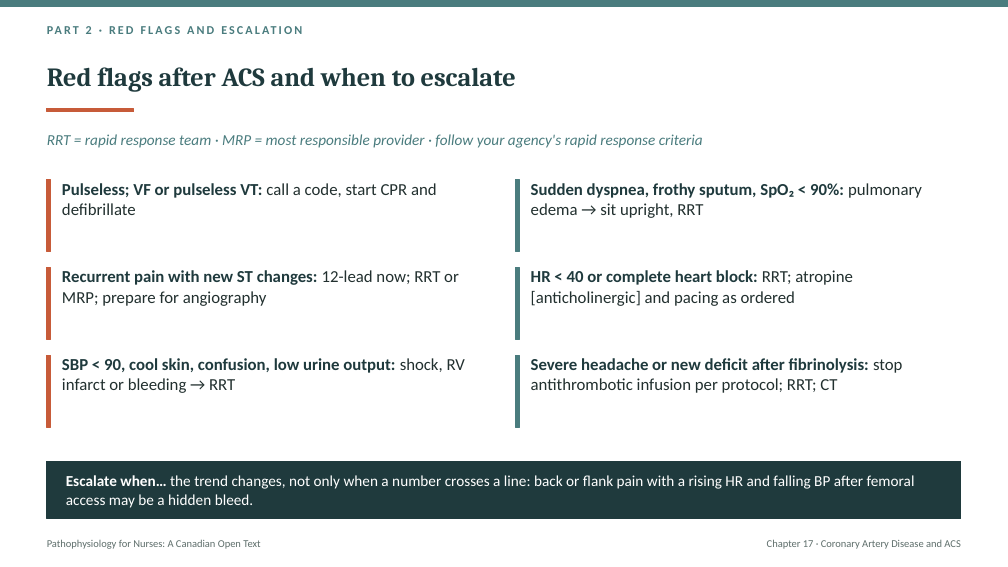
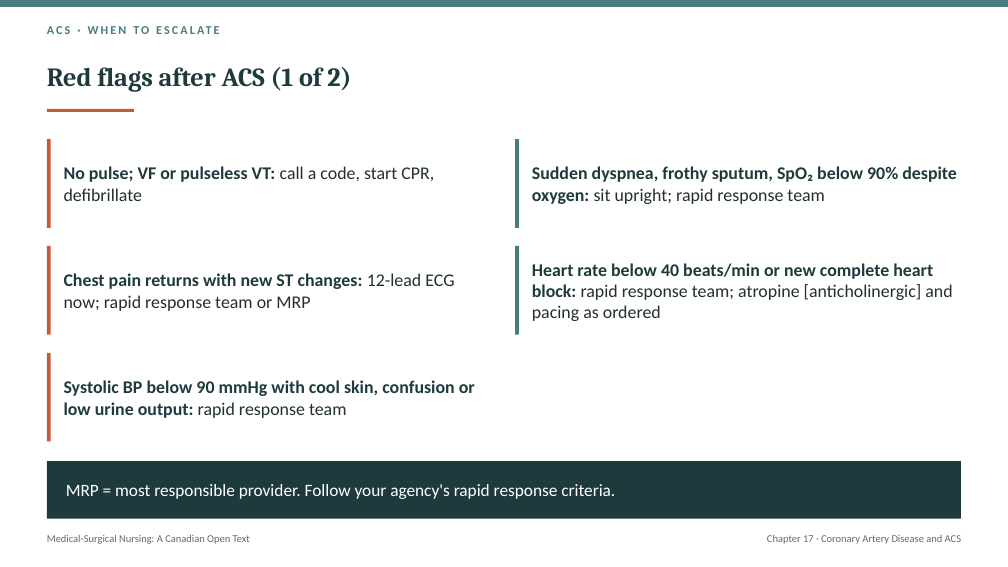
Before and after one commit to andrewleenl/opensourcenursing, a slide deck: slide 24 of Ch17_Coronary_Artery_Disease_and_Acute_Coronary_Syndromes_Lecture_Presentation.pptx (slide 30 before the commit). Drawn at 1008x567 pixels with LibreOffice and Linux fonts; fonts in the diff are those of the drawing. Boxes give left, top, right and bottom in pixels: in the first picture for what was removed or moved away, otherwise in the second. Text is boxed around its words. In the diff, an @@ line names an element or a change of style, - is before the commit and + after.

```diff
--- a/Ch17_Coronary_Artery_Disease_and_Acute_Coronary_Syndromes_Lecture_Presentation.pptx
+++ b/Ch17_Coronary_Artery_Disease_and_Acute_Coronary_Syndromes_Lecture_Presentation.pptx
@@ text at [86, 26, 92, 34]: text changed @@
-PART 2 · RED FLAGS AND ESCALATION
+ACS · WHEN TO ESCALATE
@@ title at [47, 67, 351, 92]: text changed @@
-Red flags after ACS and when to escalate
+Red flags after ACS (1 of 2)
@@ outline #C75B39 1 pt to none in 3 elements at [47, 353, 51, 442], [47, 246, 51, 334], [47, 139, 51, 228] @@
@@ rectangle: place and size @@
-rectangle at [47, 180, 51, 252]
+rectangle at [47, 139, 51, 228]
@@ rectangle at [516, 139, 520, 228]: outline #4A7C7E 1 pt to none @@
@@ rectangle: place and size @@
-rectangle at [516, 180, 520, 252]
+rectangle at [516, 139, 520, 228]
@@ text at [64, 166, 434, 201]: text changed; size 16 to 17 pt @@
-Pulseless; VF or pulseless VT: call a code, start CPR and defibrillate
+No pulse; VF or pulseless VT: call a code, start CPR, defibrillate
@@ text at [532, 166, 957, 204]: text changed; size 16 to 17 pt @@
-Sudden dyspnea, frothy sputum, SpO₂ < 90%: pulmonary edema → sit upright, RRT
+Sudden dyspnea, frothy sputum, SpO₂ below 90% despite oxygen: sit upright; rapid response team
@@ rectangle: place and size @@
-rectangle at [47, 268, 51, 340]
+rectangle at [47, 246, 51, 334]
@@ rectangle: place and size @@
-rectangle at [516, 268, 520, 340]
+rectangle at [516, 246, 520, 334]
@@ rectangle at [516, 246, 520, 334]: outline #4A7C7E 1 pt to none @@
@@ text at [532, 263, 952, 321]: text changed; size 16 to 17 pt @@
-HR < 40 or complete heart block: RRT; atropine [anticholinergic] and pacing as ordered
+Heart rate below 40 beats/min or new complete heart block: rapid response team; atropine [anticholinergic] and pacing as ordered
@@ text at [64, 273, 454, 311]: text changed; size 16 to 17 pt @@
-Recurrent pain with new ST changes: 12-lead now; RRT or MRP; prepare for angiography
+Chest pain returns with new ST changes: 12-lead ECG now; rapid response team or MRP
@@ rectangle: place and size @@
-rectangle at [47, 355, 51, 427]
+rectangle at [47, 353, 51, 442]
@@ rectangle removed at [516, 355, 520, 427] @@
@@ text removed at [531, 358, 902, 393] @@
-Severe headache or new deficit after fibrinolysis: stop antithrombotic infusion per protocol; RRT; CT
@@ text at [64, 380, 475, 418]: text changed; size 16 to 17 pt @@
-SBP < 90, cool skin, confusion, low urine output: shock, RV infarct or bleeding → RRT
+Systolic BP below 90 mmHg with cool skin, confusion or low urine output: rapid response team
@@ rectangle at [47, 461, 961, 519]: outline #1F3A3D 1 pt to none @@
@@ vertical alignment top to middle in 6 elements at [64, 166, 434, 201], [532, 263, 952, 321], [64, 273, 454, 311], [532, 166, 957, 204], [64, 380, 475, 418], [66, 484, 615, 499] @@
@@ text removed at [66, 475, 915, 508] @@
-Escalate when… the trend changes, not only when a number crosses a line: back or flank pain with a rising HR and falling BP after femoral access may be a hidden bleed.
@@ text at [66, 484, 615, 499]: text changed; size 14.5 to 16.5 pt; text colour #4A7C7E to #FFFFFF; italic off @@
-RRT = rapid response team · MRP = most responsible provider · follow your agency's rapid response criteria
+MRP = most responsible provider. Follow your agency's rapid response criteria.
@@ text "Medical-Surgical Nursing: A Canadian Open ..." at [47, 534, 250, 544]: vertical alignment middle to top @@
@@ text at [47, 534, 250, 544]: text changed @@
-Pathophysiology for Nurses: A Canadian Open Text
+Medical-Surgical Nursing: A Canadian Open Text
@@ text "Chapter 17 · Coronary Artery ..." at [767, 535, 961, 544]: vertical alignment middle to top @@
```
Also in this commit, not shown: 10 other slides changed, 28 slides added, 44 slides removed, 3 other files.
